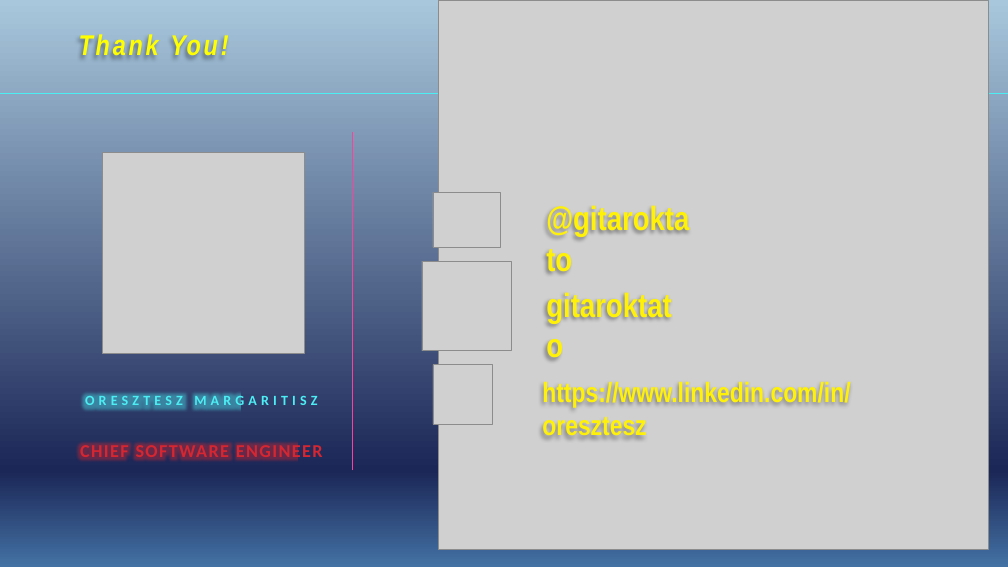
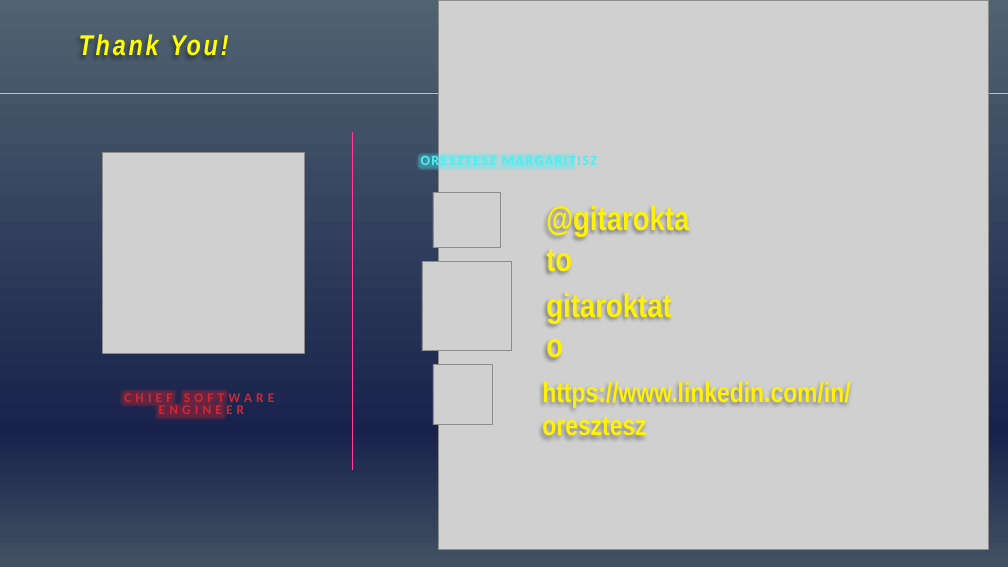
Before and after one commit to gitaroktato/tdd-kata-bowling-game, a slide deck: slide 3 of protect_your_invariants_tdd.pptx. Drawn at 1008x567 pixels with LibreOffice and Linux fonts; fonts in the diff are those of the drawing; grey boxes stand for pictures; background and template pictures are left out. Boxes give left, top, right and bottom in pixels: in the first picture for what was removed or moved away, otherwise in the second. Text is boxed around its words. In the diff, an @@ line names an element or a change of style, - is before the commit and + after.

```diff
--- a/protect_your_invariants_tdd.pptx
+++ b/protect_your_invariants_tdd.pptx
@@ background gradient #A8C7DC to #1B2757 to #4371A3 to gradient #506370 to #18224C to #425162 @@
@@ text "ORESZTESZ MARGARITISZ": place and size @@
-text "ORESZTESZ MARGARITISZ" at (85,395,317,410)
+text "ORESZTESZ MARGARITISZ" at (421,154,597,170)
@@ text "ORESZTESZ MARGARITISZ" at (421,154,597,170): letter spacing 4 to 1.3 pt; alignment centre to left @@
@@ text "CHIEF SOFTWARE ENGINEER": place and size @@
-text "CHIEF SOFTWARE ENGINEER" at (80,442,323,462)
+text "CHIEF SOFTWARE ENGINEER" at (124,391,274,418)
@@ text "CHIEF SOFTWARE ENGINEER" at (124,391,274,418): size 17.3 to 12.7 pt, letter spacing 1.3 to 4 pt; line spacing 1 to 0.8 @@
```
Also in this commit, not shown: 3 other slides changed.
